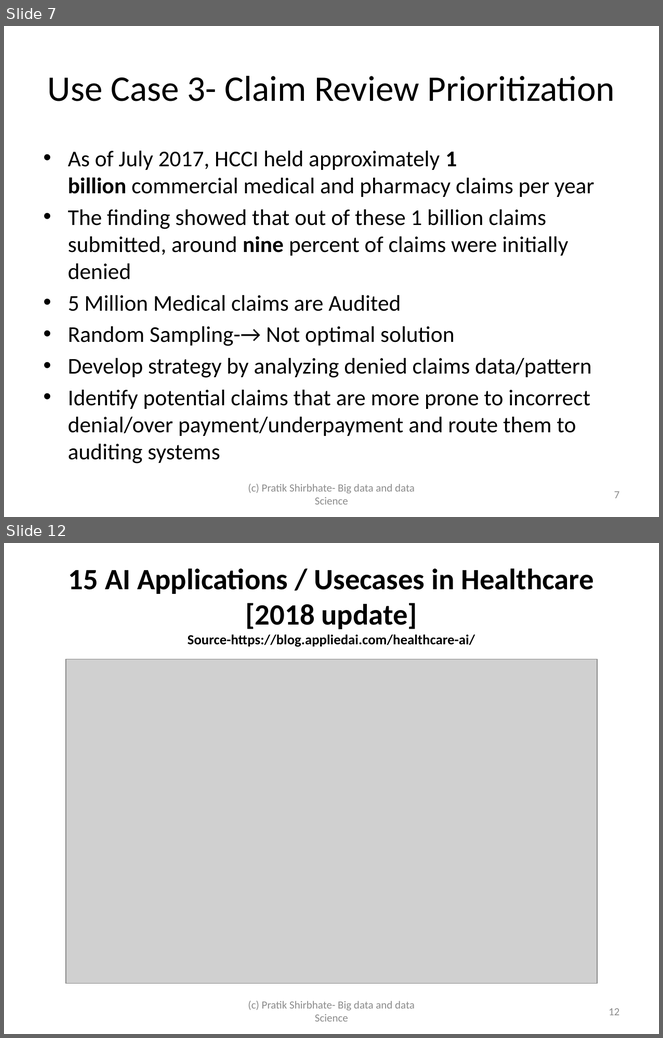
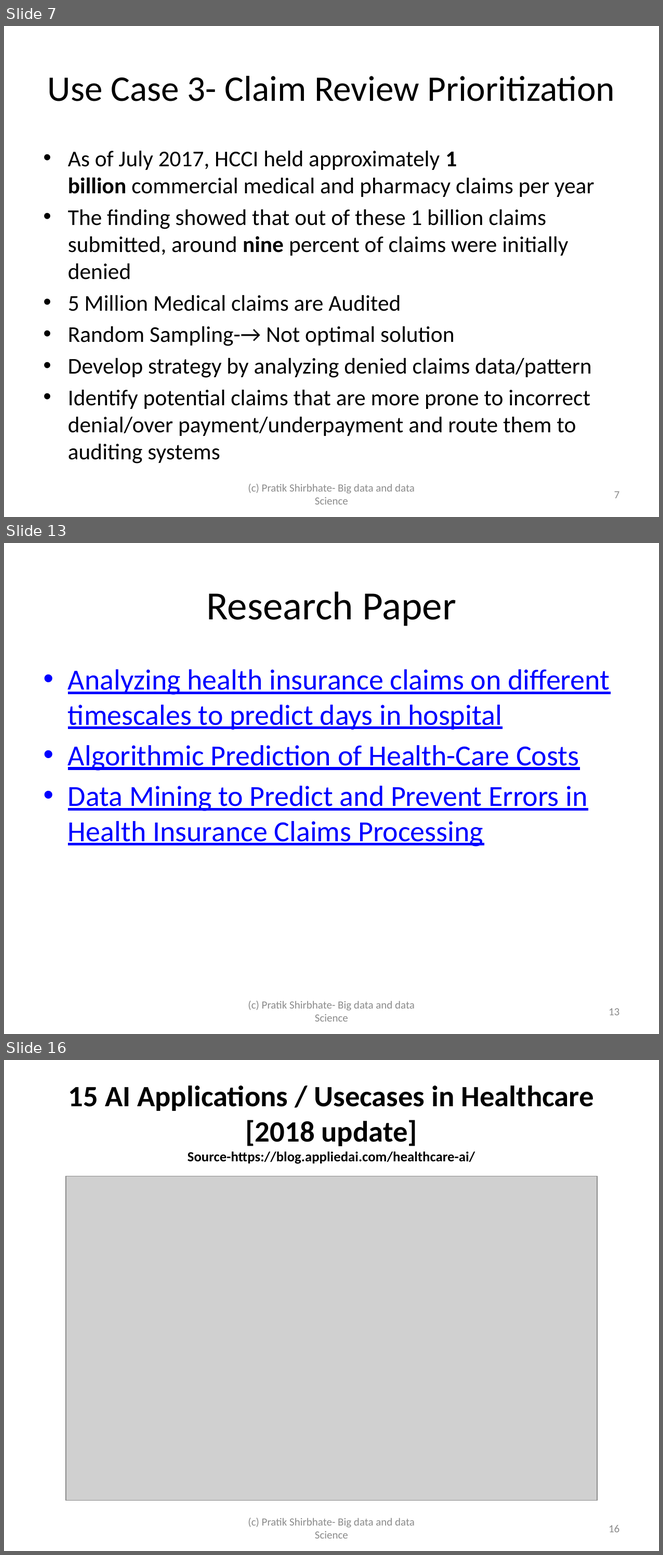
Before and after one commit to PRATIKSHIRBHATE/Cognizant, a slide deck: Humana-ML-Case Studies.pptx. Shown one above the other, each under a label of ours: slides 7 and 12 before the commit, slides 7, 13 and 16 after it; the slides between them are not shown. The pictures are 663x1038 and 663x1555 pixels, drawn with LibreOffice and Linux fonts; fonts in the diff are those of the drawing; grey boxes stand for pictures. Boxes give left, top, right and bottom in pixels: in the first picture for what was removed or moved away, otherwise in the second. Text is boxed around its words. In the diff, an @@ line names an element or a change of style, - is before the commit and + after.

Commit message:
Modified Slides of individual use cases
Added the links of the research papers relevant to use cases

```diff
--- a/Humana-ML-Case Studies.pptx
+++ b/Humana-ML-Case Studies.pptx
@@ slide 13 added at (4, 543, 659, 1034), background #FFFFFF @@
@@ title added at (206, 591, 456, 626), 44 pt, text #000000 @@
+Research Paper
@@ text added at (68, 669, 610, 847), 32 pt, text #0000FF, underline @@
+• Analyzing health insurance claims on different timescales to predict days in hospital
+• Algorithmic Prediction of Health-Care Costs
+• Data Mining to Predict and Prevent Errors in Health Insurance Claims Processing
@@ text added at (248, 1001, 415, 1022), 12 pt, text #8C8C8C @@
+(c) Pratik Shirbhate- Big data and data Science
@@ page number added at (609, 1008, 620, 1016), 12 pt, text #8C8C8C @@
+13
@@ what was slide 12 is now slide 16 @@
@@ page number at (609, 1525, 620, 1533): text changed @@
-12
+16
```
Also in this commit, not shown: 4 slides changed, 3 other slides added.
